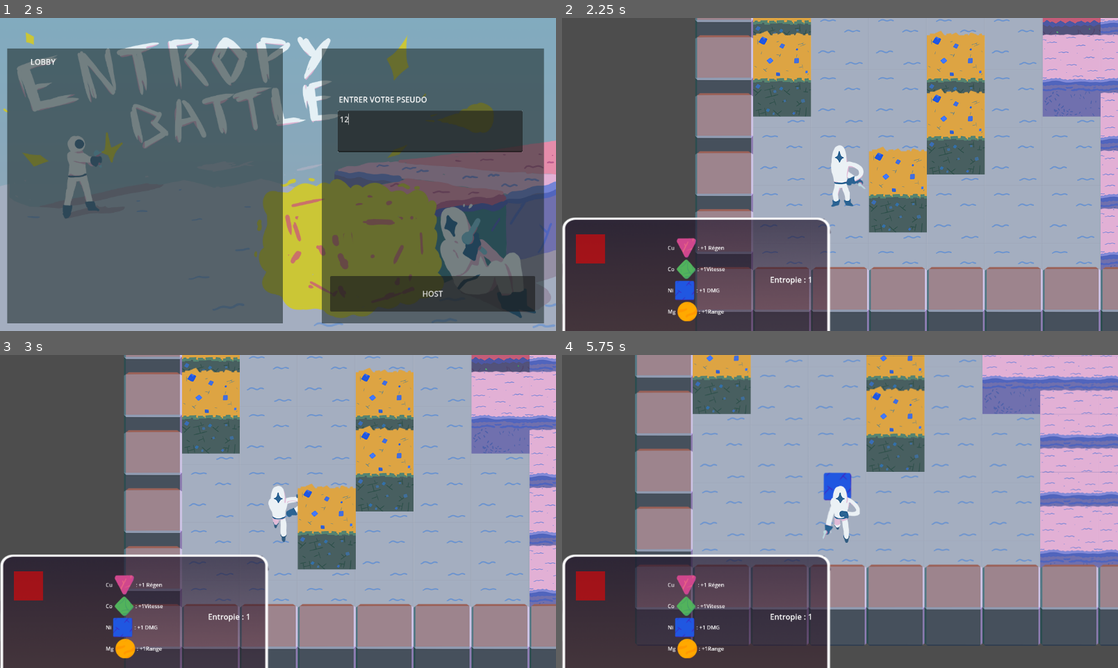
Above: before the commit, frames 1-4 (two rows, left to right).
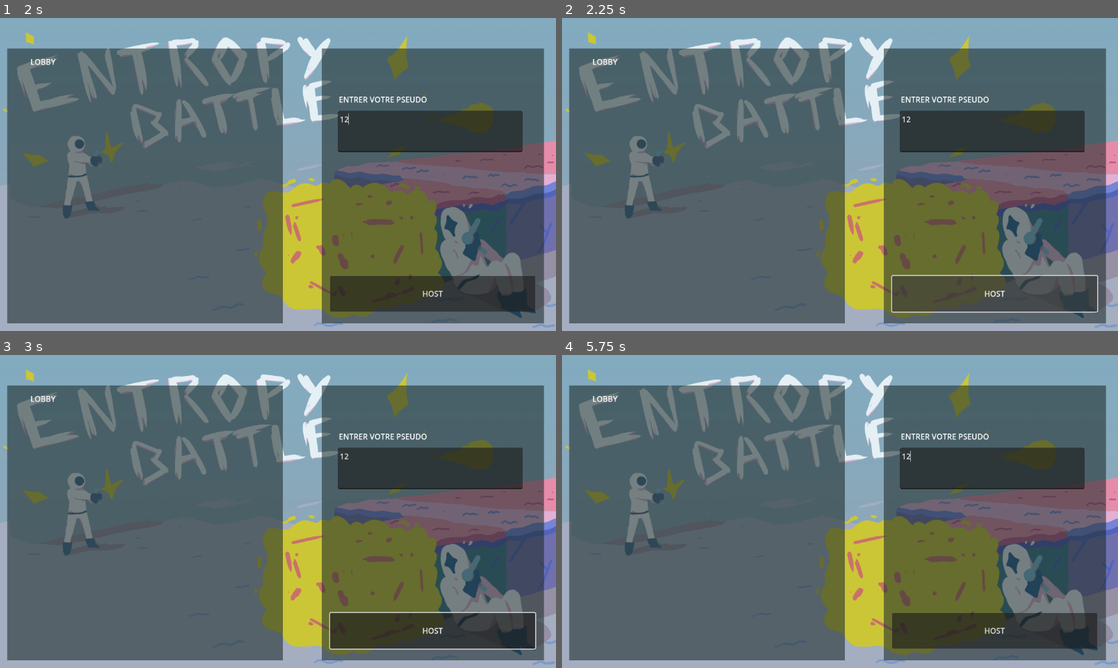
Above: after the commit, the same moments.

Repository: ParisRomane/Scientific_game_jam
Game: Godot game, scene res://scenes/concrete_scenes/entropy_battle.tscn
Same seed, same stepped clock (60 frames per second), same inputs: the game is played once before the commit and once after it.
Inputs (mouse positions are in pixels of both pictures, inside the frame that each line leads up to):
- Up to frame 1 (2 s): click "START" at 0.5 s; click (428, 130) at 1.27 s; type "12" at 1.35 s
- Up to frame 2 (2.25 s): click "HOST" at 2 s
- Up to frame 3 (3 s): move the mouse to (400, 495) at 2.77 s; press the mouse at (400, 495) at 2.78 s; hold Right (ui_right) from 2.78 s (still down)
- Up to frame 4 (5.75 s): move the mouse to (728, 527) at 3.52 s; release Right (ui_right) at 3.53 s; release the mouse at (728, 527) at 3.53 s; hold Down (ui_down) 3.53-4.28 s; click (728, 527) at 3.6 s; move the mouse to (895, 442) at 4.27 s; press the mouse at (895, 442) at 4.28 s; hold Right (ui_right) 4.28-5.03 s; move the mouse to (812, 574) at 5.02 s; release the mouse at (812, 574) at 5.03 s; hold Up (ui_up) from 5.03 s (still down); click (812, 574) at 5.1 s

Frame 1 is identical in both runs. In frame 2, 91% of the frame differs, in the area x 0-100%, y 0-100%; in frame 3, 91%; in frame 4, 96%.

Commit message:
server merge + dedicated server each game

Diff:
--- a/scenes/concrete_scenes/2_players_map.tscn
+++ b/scenes/concrete_scenes/2_players_map.tscn
@@ -25,7 +25,7 @@
 
 [node name="TileMap" parent="." instance=ExtResource("2_81l8i")]
 position = Vector2(7319, 4283)
-layer_0/tile_data = PackedInt32Array(-2228284, 458753, 1, -2 …(13081 unchanged characters)… -1245212, 458753, 1, -1703976, 458753, 0)
+layer_0/tile_data = PackedInt32Array(-2228284, 458753, 1, -2 …(13081 unchanged characters)… -1245212, 458753, 1, -1703976, 458753, 0, -1835048, 458753, 0)
 
 [node name="Blocks" type="Node2D" parent="."]
 
--- a/scenes/objects/blocks/immemorial_block.tscn
+++ b/scenes/objects/blocks/immemorial_block.tscn
@@ -1,7 +1,7 @@
-[gd_scene load_steps=4 format=3]
+[gd_scene load_steps=4 format=3 uid="uid://ccocvv6dqi2sj"]
 
 [ext_resource type="Script" path="res://scripts/blocks/immemorial_block.gd" id="1_h0jtx"]
-[ext_resource type="Texture2D" uid="uid://dn8cjtgptlktn" path="res://assets/environement/Blocks/immemorial_block.png" id="2_o7axu"]
+[ext_resource type="Texture2D" uid="uid://cyqy43a8mrtn0" path="res://assets/environement/Blocks/immemorial_block.png" id="2_o7axu"]
 
 [sub_resource type="RectangleShape2D" id="RectangleShape2D_2y2hh"]
 size = Vector2(120, 84)
--- a/scenes/objects/blocks/nickel_block.tscn
+++ b/scenes/objects/blocks/nickel_block.tscn
@@ -1,7 +1,7 @@
-[gd_scene load_steps=4 format=3]
+[gd_scene load_steps=4 format=3 uid="uid://dygf8usfr1y7o"]
 
 [ext_resource type="Script" path="res://scripts/blocks/nickel_block.gd" id="1_0sbyb"]
-[ext_resource type="Texture2D" uid="uid://jqhuf550rpni" path="res://assets/environement/Blocks/nickel_block.png" id="2_08imw"]
+[ext_resource type="Texture2D" uid="uid://1a8u1lkcunx3" path="res://assets/environement/Blocks/nickel_block.png" id="2_08imw"]
 
 [sub_resource type="RectangleShape2D" id="RectangleShape2D_2y2hh"]
 size = Vector2(120, 84)
--- a/scenes/objects/bullet.tscn
+++ b/scenes/objects/bullet.tscn
@@ -27,6 +27,7 @@
 height = 26.0
 
 [node name="bullet" type="CharacterBody2D"]
+collision_layer = 129
 collision_mask = 129
 script = ExtResource("1_eodts")
 
--- a/scenes/objects/co.tscn
+++ b/scenes/objects/co.tscn
@@ -1,6 +1,6 @@
-[gd_scene load_steps=4 format=3]
+[gd_scene load_steps=4 format=3 uid="uid://cejml0f27k48c"]
 
-[ext_resource type="Texture2D" uid="uid://k3bm82jvctnv" path="res://assets/environement/Gemme_Rose.png" id="1_ioi2y"]
+[ext_resource type="Texture2D" uid="uid://c0bnmc3av7oe0" path="res://assets/environement/Gemme_Rose.png" id="1_ioi2y"]
 
 [sub_resource type="GDScript" id="GDScript_k50vp"]
 script/source = "extends StaticBody2D
@@ -16,12 +16,14 @@
 radius = 60.407
 
 [node name="Co" type="StaticBody2D"]
+collision_mask = 129
 script = SubResource("GDScript_k50vp")
 
 [node name="Sprite2D" type="Sprite2D" parent="."]
 texture = ExtResource("1_ioi2y")
 
 [node name="Area2D" type="Area2D" parent="."]
+collision_mask = 129
 
 [node name="CollisionShape2D" type="CollisionShape2D" parent="Area2D"]
 shape = SubResource("CircleShape2D_4ig4f")
--- a/scenes/objects/cu.tscn
+++ b/scenes/objects/cu.tscn
@@ -1,18 +1,20 @@
-[gd_scene load_steps=4 format=3]
+[gd_scene load_steps=4 format=3 uid="uid://pwuosvshi4vn"]
 
 [ext_resource type="Script" path="res://scripts/atoms/cu.gd" id="1_rpul1"]
-[ext_resource type="Texture2D" uid="uid://dq163ln1f2p8i" path="res://assets/environement/Gemme_Vert.png" id="2_1vxp2"]
+[ext_resource type="Texture2D" uid="uid://l0vvsreigwqr" path="res://assets/environement/Gemme_Vert.png" id="2_1vxp2"]
 
 [sub_resource type="CircleShape2D" id="CircleShape2D_4ig4f"]
 radius = 60.407
 
 [node name="Cu" type="StaticBody2D"]
+collision_mask = 129
 script = ExtResource("1_rpul1")
 
 [node name="Sprite2D" type="Sprite2D" parent="."]
 texture = ExtResource("2_1vxp2")
 
 [node name="Area2D" type="Area2D" parent="."]
+collision_mask = 129
 
 [node name="CollisionShape2D" type="CollisionShape2D" parent="Area2D"]
 shape = SubResource("CircleShape2D_4ig4f")
--- a/scenes/objects/mg.tscn
+++ b/scenes/objects/mg.tscn
@@ -1,18 +1,20 @@
-[gd_scene load_steps=4 format=3]
+[gd_scene load_steps=4 format=3 uid="uid://tr6sjst3ljih"]
 
 [ext_resource type="Script" path="res://scripts/atoms/mg.gd" id="1_si32k"]
-[ext_resource type="Texture2D" uid="uid://crso72leofrll" path="res://assets/environement/Gemme_Bleu.png" id="2_die06"]
+[ext_resource type="Texture2D" uid="uid://7538dq0x0dr5" path="res://assets/environement/Gemme_Bleu.png" id="2_die06"]
 
 [sub_resource type="CircleShape2D" id="CircleShape2D_4ig4f"]
 radius = 60.407
 
 [node name="Mg" type="StaticBody2D"]
+collision_mask = 129
 script = ExtResource("1_si32k")
 
 [node name="Sprite2D" type="Sprite2D" parent="."]
 texture = ExtResource("2_die06")
 
 [node name="Area2D" type="Area2D" parent="."]
+collision_mask = 129
 
 [node name="CollisionShape2D" type="CollisionShape2D" parent="Area2D"]
 shape = SubResource("CircleShape2D_4ig4f")
--- a/scenes/objects/ni.tscn
+++ b/scenes/objects/ni.tscn
@@ -1,18 +1,20 @@
-[gd_scene load_steps=4 format=3]
+[gd_scene load_steps=4 format=3 uid="uid://c8y5b2pq37o6"]
 
 [ext_resource type="Script" path="res://scripts/atoms/ni.gd" id="1_ok1ir"]
-[ext_resource type="Texture2D" uid="uid://15vca2y8wim5" path="res://assets/environement/Gemme_Jaune.png" id="2_e34ef"]
+[ext_resource type="Texture2D" uid="uid://dx4r2ok00e8p6" path="res://assets/environement/Gemme_Jaune.png" id="2_e34ef"]
 
 [sub_resource type="CircleShape2D" id="CircleShape2D_4ig4f"]
 radius = 60.407
 
 [node name="Ni" type="StaticBody2D"]
+collision_mask = 129
 script = ExtResource("1_ok1ir")
 
 [node name="Sprite2D" type="Sprite2D" parent="."]
 texture = ExtResource("2_e34ef")
 
 [node name="Area2D" type="Area2D" parent="."]
+collision_mask = 129
 
 [node name="CollisionShape2D" type="CollisionShape2D" parent="Area2D"]
 shape = SubResource("CircleShape2D_4ig4f")
--- a/scenes/server/client.tscn
+++ /dev/null
@@ -1,22 +0,0 @@
-[gd_scene load_steps=2 format=3 uid="uid://dfpx6m3wknouk"]
-
-[ext_resource type="Script" path="res://scripts/server/client.gd" id="1_b0axd"]
-
-[node name="client" type="Node"]
-script = ExtResource("1_b0axd")
-
-[node name="TextEdit" type="TextEdit" parent="."]
-offset_right = 531.0
-offset_bottom = 308.0
-text = "
-"
-placeholder_text = "write here "
-
-[node name="send" type="Button" parent="."]
-offset_left = 542.0
-offset_top = 80.0
-offset_right = 751.0
-offset_bottom = 120.0
-text = "send"
-
-[connection signal="pressed" from="send" to="." method="_on_send_pressed"]
--- a/scripts/MultiplayerSpawner.gd
+++ /dev/null
@@ -1,11 +0,0 @@
-extends MultiplayerSpawner
-
-
-# Called when the node enters the scene tree for the first time.
-func _ready():
-	pass # Replace with function body.
-
-
-# Called every frame. 'delta' is the elapsed time since the previous frame.
-func _process(delta):
-	pass
--- a/scripts/Node2D_rot.gd
+++ /dev/null
@@ -1,11 +0,0 @@
-extends Node2D
-
-
-# Called when the node enters the scene tree for the first time.
-func _ready():
-	pass # Replace with function body.
-
-
-# Called every frame. 'delta' is the elapsed time since the previous frame.
-func _process(delta):
-	look_at(get_global_mouse_position())
--- a/scripts/Sprite2D.gd
+++ /dev/null
@@ -1,12 +0,0 @@
-extends Sprite2D
-
-
-# Called when the node enters the scene tree for the first time.
-func _ready():
-
-	pass # Replace with function body.
-
-
-# Called every frame. 'delta' is the elapsed time since the previous frame.
-func _process(delta):
-	pass
--- a/scripts/game.gd
+++ b/scripts/game.gd
@@ -4,6 +4,7 @@
 var connected = false
 var player = "Player_0"
 var data = ""
+var port = 42
 
 func connect_ui_to_player(player):
 	get_node("Level/"+player).connect.call_deferred("send", send_update)
@@ -13,7 +14,7 @@
 	pass
 
 func _ready():
-	udp.connect_to_host("127.0.0.1", 4435)
+	udp.connect_to_host("127.0.0.1", port)
 
 
 func _process(delta):
@@ -37,8 +38,8 @@
 			if ( data['name'] != player ):
 				#get_node("Map/"+data['name']).change_setting(data['stat'])
 				var position = Vector2(data['position'][0],data['position'][1])
-				if (position != get_node("Map/"+data['name']).position ):
-					get_node("Map/"+data['name']).position = position
+				if (position != get_node("Level/"+data['name']).position ):
+					get_node("Level/"+data['name']).position = position
 				#get_node("Map/"+data['name']).pv = data['pv']
 
 func send_update(position, pv, stat_speed, stat_damage, stat_regen, stat_range, name  ):
--- a/scripts/lobby.gd
+++ b/scripts/lobby.gd
@@ -45,7 +45,11 @@
 				emit_signal("error")
 			else:
 				var info = data[1].get_string_from_utf8()
-				update_data(JSON.parse_string(info.replace("'",'"')))
+				var json = JSON.parse_string(info.replace("'",'"'))
+				if json == null :
+					launch_game(info)
+				else :
+					update_data(json)
 
 	#send data
 
@@ -89,23 +93,26 @@
 		print("erreur avec le pseudo")
 		return -1
 	send(msg + " "+ $Lobby/lobby_R/pseudo.text )
-	# a faire fonction séparé lorsque le serveur répond...
-	launch_game("Player_2")
 
 func _on_host_pressed():
 	var string = "LOBBY HOST "+ $Lobby/lobby_R/pseudo.text
 	send(string)
-	# a faire fonction séparé lorsque le serveur répond...
-	launch_game("Player_1")
 
-func launch_game(name : String):
-	var level = level_scene.instantiate()
-	level.connect_ui_to_player(name)
-	for i in range (1,3) :
-		if ('Player_'+str(i) != name) :
-			level.player = name
-			level.get_node('Level/Player_'+str(i)).is_player = false
-			level.get_node('Level/Player_'+str(i) + '/Camera2D').enabled = false
-	#level.get_node("CanvasLayer/1").connect.call_deferred("update_stat",self.change_setting)
-	#level.get_node("Map/"+player).connect.call_deferred("player_update_pv",self.change_hp)
-	self.add_child(level)
+func launch_game(sended : String):
+	print(sended)
+	var launch = sended.split(" ")
+	if (launch[0] == "LAUNCH"):
+		var name = launch[1]
+		var port = launch[2]
+		print("here " , name , port)
+		var level = level_scene.instantiate()
+		level.connect_ui_to_player(name)
+		level.port = int(port)
+		for i in range (1,3) :
+			if ('Player_'+str(i) != name) :
+				level.player = name
+				level.get_node('Level/Player_'+str(i)).is_player = false
+				level.get_node('Level/Player_'+str(i) + '/Camera2D').enabled = false
+		#level.get_node("CanvasLayer/1").connect.call_deferred("update_stat",self.change_setting)
+		#level.get_node("Map/"+player).connect.call_deferred("player_update_pv",self.change_hp)
+		self.add_child(level)
--- a/scripts/server/client.gd
+++ /dev/null
@@ -1,68 +0,0 @@
-extends Node
-
-signal connected      # Connected to server
-signal data(data)           # Received data from server
-signal disconnected   # Disconnected from server
-signal error          # Error with connection to server
-var _status: int = 0
-var _stream: StreamPeerTCP = StreamPeerTCP.new()
-
-# Called when the node enters the scene tree for the first time.
-func _ready():
-	_status = _stream.get_status()
-	print(_status)
-	connect_to_host("127.0.0.1",4435)
-	pass # Replace with function body.
-
-func _process(delta: float) -> void:
-	_stream.poll()
-	var new_status: int = _stream.get_status()
-	if new_status != _status:
-		_status = new_status
-		match _status:
-			_stream.STATUS_NONE:
-				print("Disconnected from host.")
-				emit_signal("disconnected")
-			_stream.STATUS_CONNECTING:
-				print("Connecting to host.")
-			_stream.STATUS_CONNECTED:
-				print("Connected to host.")
-				emit_signal("connected")
-			_stream.STATUS_ERROR:
-				print("Error with socket stream.")
-				emit_signal("error")
-
-	if _status == _stream.STATUS_CONNECTED:
-		var available_bytes: int = _stream.get_available_bytes()
-		if available_bytes > 0:
-			print("available bytes: ", available_bytes)
-			var data: Array = _stream.get_partial_data(available_bytes)
-			# Check for read error.
-			if data[0] != OK:
-				print("Error getting data from stream: ", data[0])
-				emit_signal("error")
-			else:
-				print(data[1].get_string_from_utf8())
-				emit_signal("data", data[1])
-
-
-func connect_to_host(host: String, port: int) -> void:
-	print("Connecting to %s:%d" % [host, port])
-	# Reset status so we can tell if it changes to error again.
-	_status = _stream.STATUS_NONE
-	if _stream.connect_to_host(host, port) != OK:
-		print("Error connecting to host.")
-		emit_signal("error")
-
-func send(data: PackedByteArray) -> bool:
-	if _status != _stream.STATUS_CONNECTED:
-		print("Error: Stream is not currently connected.")
-		return false
-	var error: int = _stream.put_data(data)
-	if error != OK:
-		print("Error writing to stream: ", error)
-		return false
-	return true
-
-func recive():
-	pass
Not shown: 1 places in scenes/concrete_scenes/2_players_map.tscn that only renumber resources
Not shown: 1 places in scenes/concrete_scenes/4_players_map.tscn that only renumber resources
Not shown: 1 places in scenes/concrete_scenes/game.tscn that only renumber resources
Not shown: 1 places in scenes/concrete_scenes/lobby.tscn that only renumber resources
Not shown: 1 places in scenes/objects/blocks/cobalt_block.tscn that only renumber resources
Not shown: 1 places in scenes/objects/blocks/copper_block.tscn that only renumber resources
